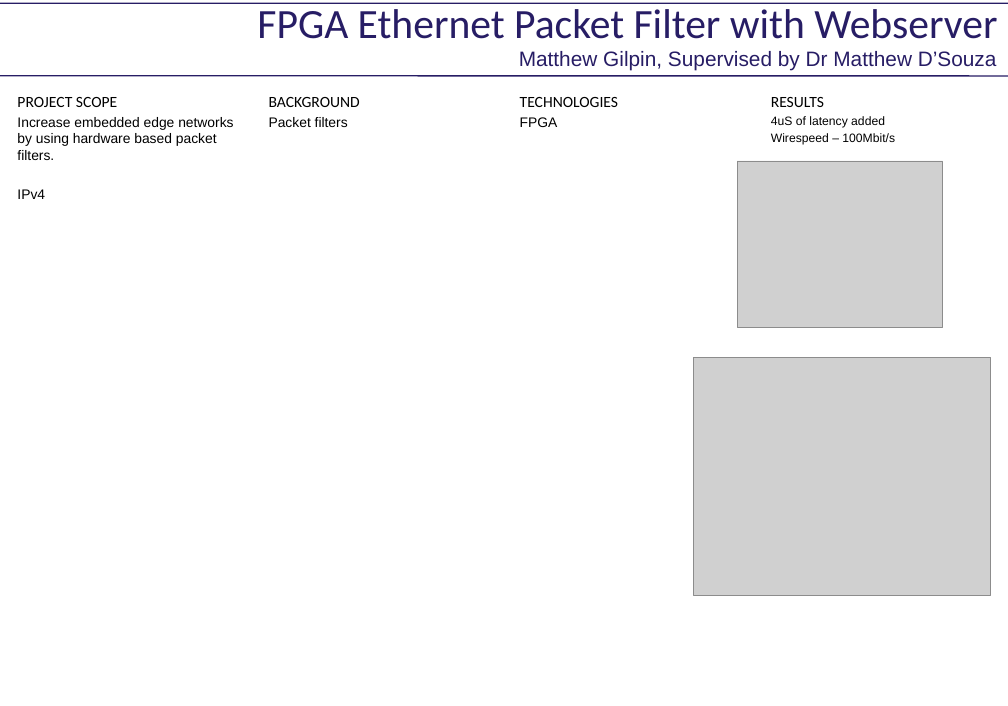
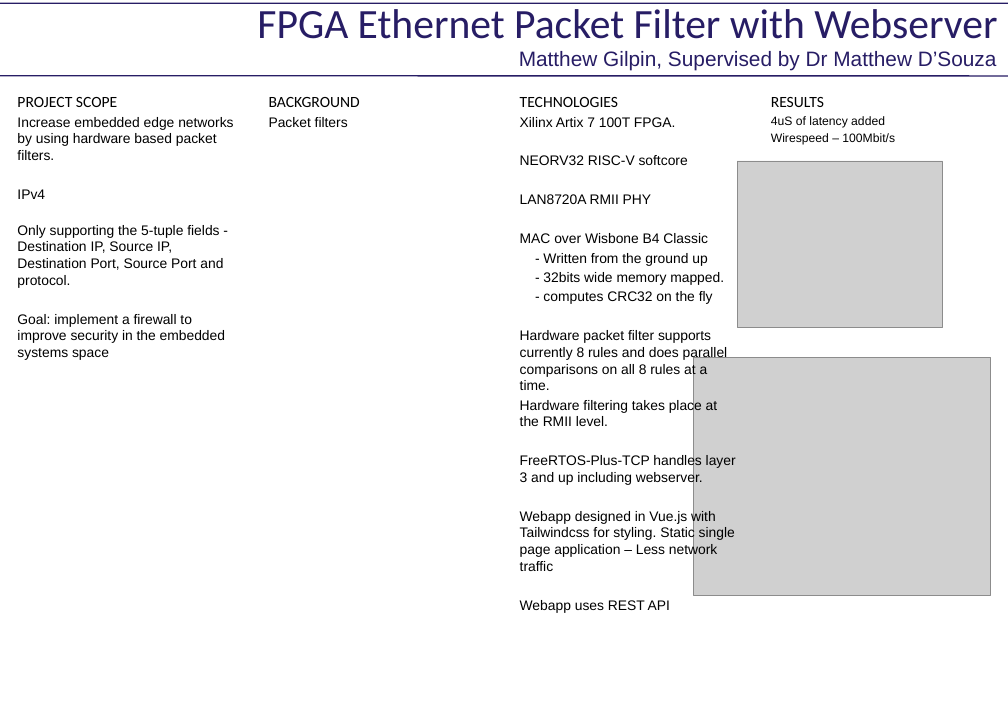
Before and after one commit to matty0005/thesis, a slide deck: slide 1 of poster/poster_matthew_gilpin.pptx. Drawn at 1008x706 pixels with LibreOffice and Linux fonts; fonts in the diff are those of the drawing; grey boxes stand for pictures; background and template pictures are left out. Boxes give left, top, right and bottom in pixels: in the first picture for what was removed or moved away, otherwise in the second. Text is boxed around its words. In the diff, an @@ line names an element or a change of style, - is before the commit and + after.

```diff
--- a/poster/poster_matthew_gilpin.pptx
+++ b/poster/poster_matthew_gilpin.pptx
@@ text at (x1=520, y1=117, x2=736, y2=612): text changed @@
-FPGA
+Xilinx Artix 7 100T FPGA.
+NEORV32 RISC-V softcore
+LAN8720A RMII PHY
+MAC over Wisbone B4 Classic
+- Written from the ground up
+- 32bits wide memory mapped.
+- computes CRC32 on the fly
+Hardware packet filter supports currently 8 rules and does parallel comparisons on all 8 rules at a time.
+Hardware filtering takes place at the RMII level.
+FreeRTOS-Plus-TCP handles layer 3 and up including webserver.
+Webapp designed in Vue.js with Tailwindcss for styling. Static single page application – Less network traffic
+Webapp uses REST API
@@ text at (x1=17, y1=225, x2=225, y2=360): paragraphs added @@
+Only supporting the 5-tuple fields - Destination IP, Source IP, Destination Port, Source Port and protocol.
+Goal: implement a firewall to improve security in the embedded systems space
```
Also in this commit, not shown: 6 other files.
